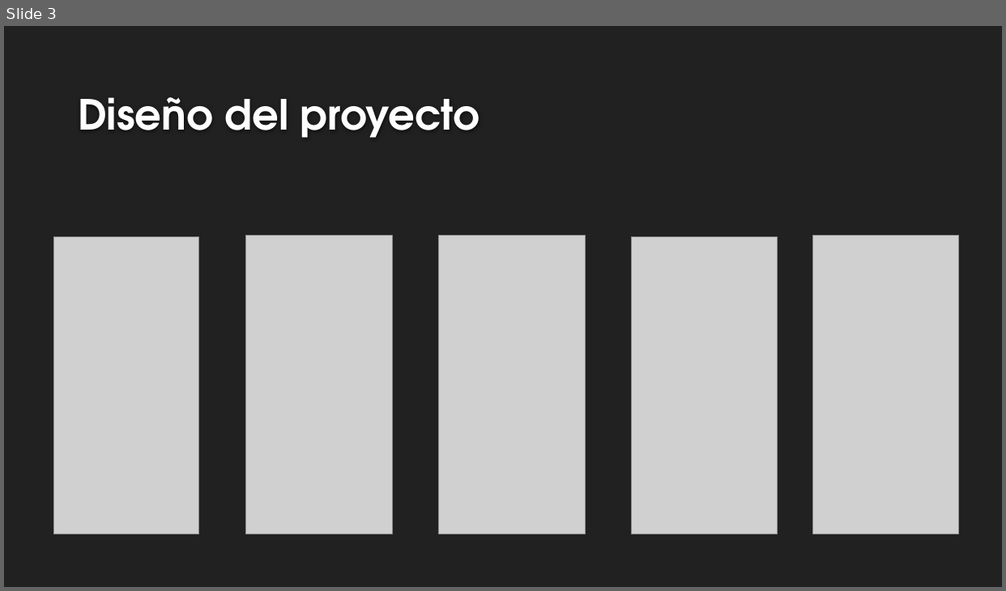
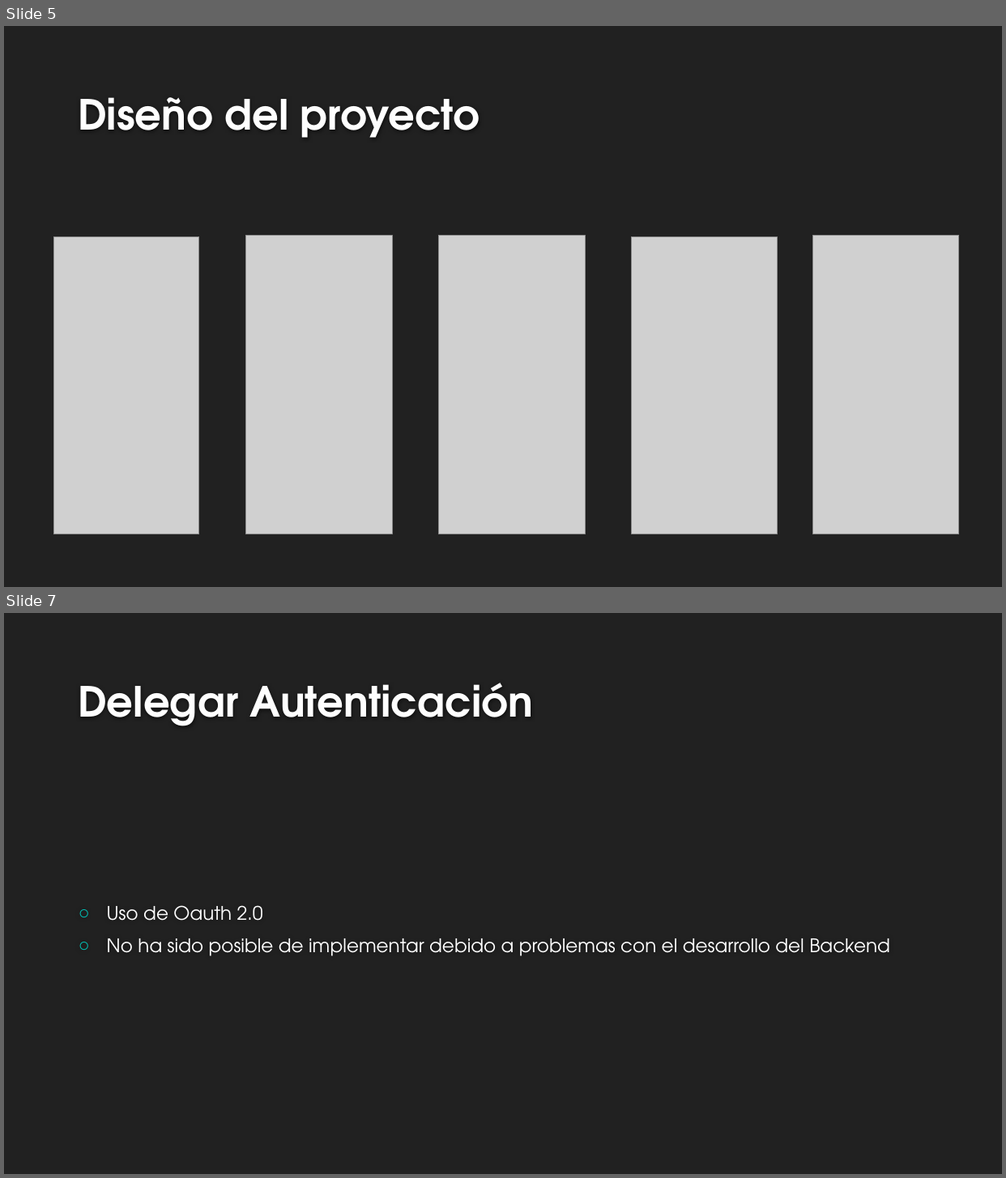
Before and after one commit to ABPMultimediaUA/SchoolApp, a slide deck: Desarrollo/SDM/MemoriaABP 16Ene/PresentaciónSDM.pptx. Shown one above the other, each under a label of ours: slide 3 before the commit, slides 5 and 7 after it; the slides between them are not shown. The pictures are 1006x591 and 1006x1178 pixels, drawn with LibreOffice and Linux fonts; fonts in the diff are those of the drawing; grey boxes stand for pictures; background and template pictures are left out. Boxes give left, top, right and bottom in pixels: in the first picture for what was removed or moved away, otherwise in the second. Text is boxed around its words. In the diff, an @@ line names an element or a change of style, - is before the commit and + after.

```diff
--- a/Desarrollo/SDM/MemoriaABP 16Ene/PresentaciónSDM.pptx
+++ b/Desarrollo/SDM/MemoriaABP 16Ene/PresentaciónSDM.pptx
@@ slide 7 added at bbox=[4, 613, 1002, 1174], background #212121 @@
@@ title added at bbox=[78, 683, 533, 726], 40 pt, text #FEFEFE, bold @@
+Delegar Autenticación
@@ text added at bbox=[107, 905, 890, 956], 18 pt, text #FFFFFF @@
+○ Uso de Oauth 2.0
+○ No ha sido posible de implementar debido a problemas con el desarrollo del Backend
@@ what was slide 3 is now slide 5 @@
```
Also in this commit, not shown: 4 slides changed, 8 other slides added, 2 slides removed, 1 other file.
